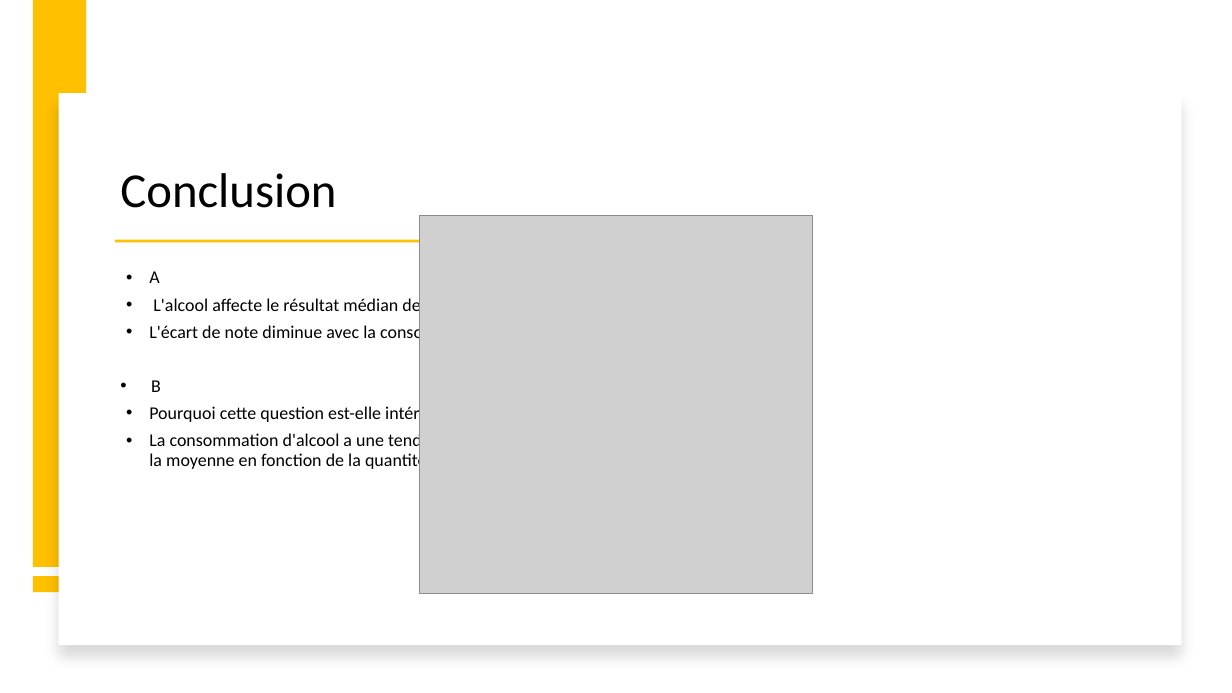
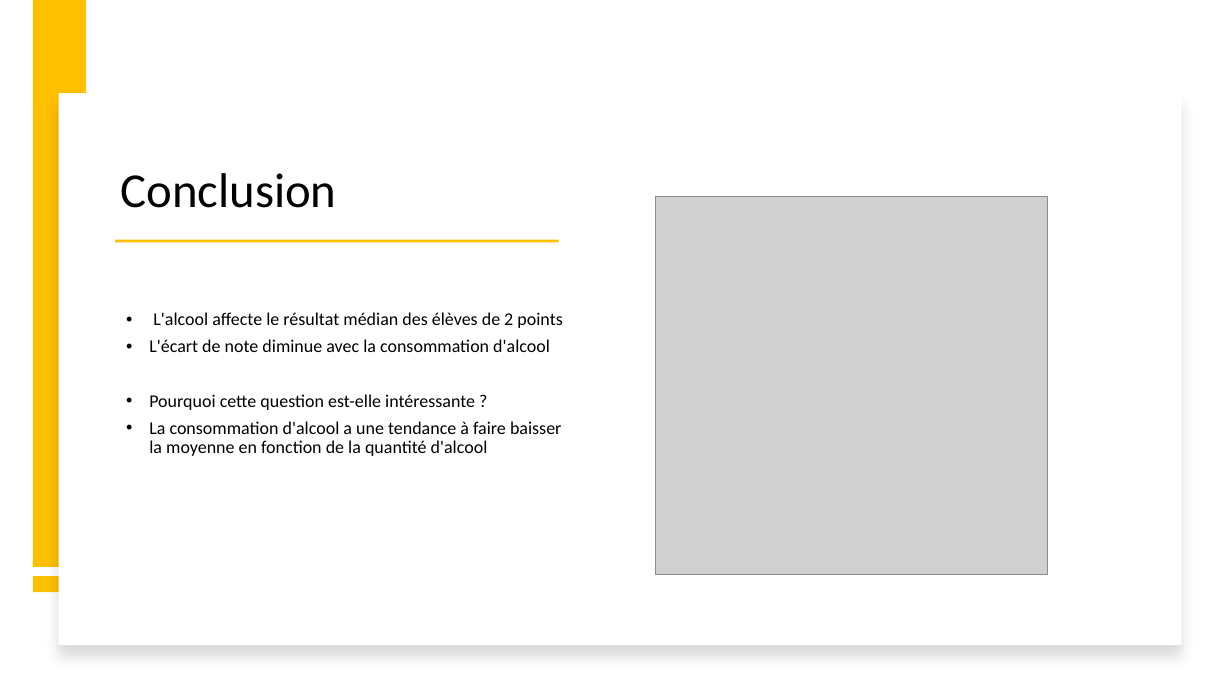
Before and after one commit to QvHub/student_alcohol_consumption, a slide deck: slide 10 of maya_khaled_quentin_alcool_et_jeunes.pptx. Drawn at 1232x693 pixels with LibreOffice and Linux fonts; fonts in the diff are those of the drawing; grey boxes stand for pictures. Boxes give left, top, right and bottom in pixels: in the first picture for what was removed or moved away, otherwise in the second. Text is boxed around its words. In the diff, an @@ line names an element or a change of style, - is before the commit and + after.

```diff
--- a/maya_khaled_quentin_alcool_et_jeunes.pptx
+++ b/maya_khaled_quentin_alcool_et_jeunes.pptx
@@ picture: place and size @@
-picture at (420, 215, 812, 593)
+picture at (655, 196, 1048, 574)
@@ text at (149, 271, 159, 283): paragraph removed @@
-• A
@@ text at (151, 380, 161, 392): paragraph removed @@
-• B
```
Also in this commit, not shown: 16 other slides changed.
